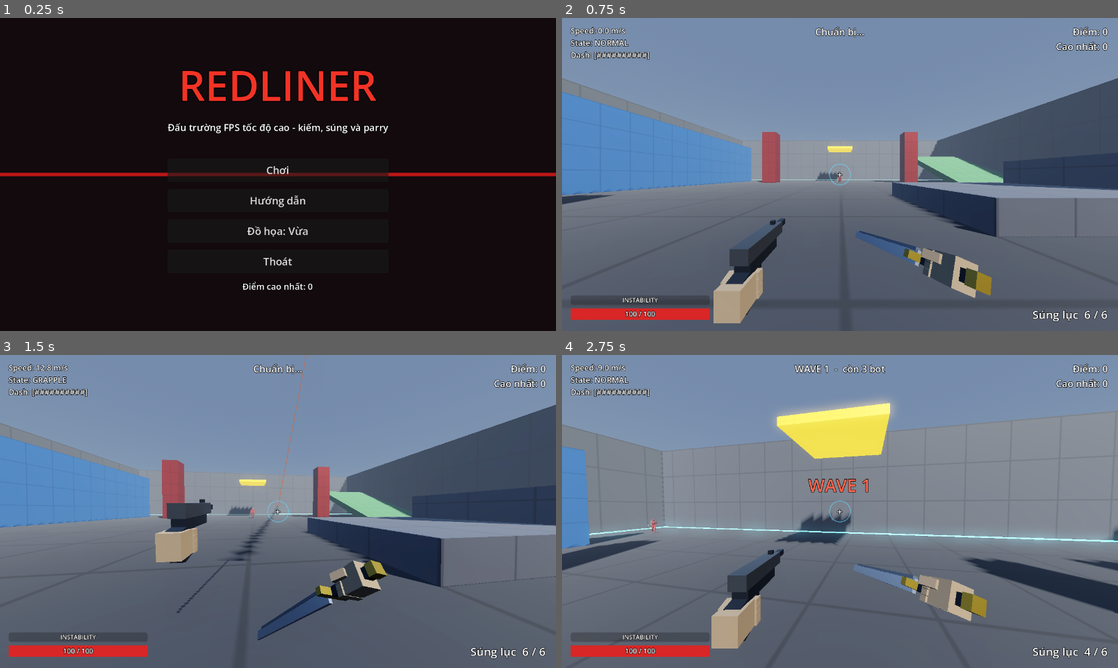
Above: before the commit, frames 1-4 (two rows, left to right).
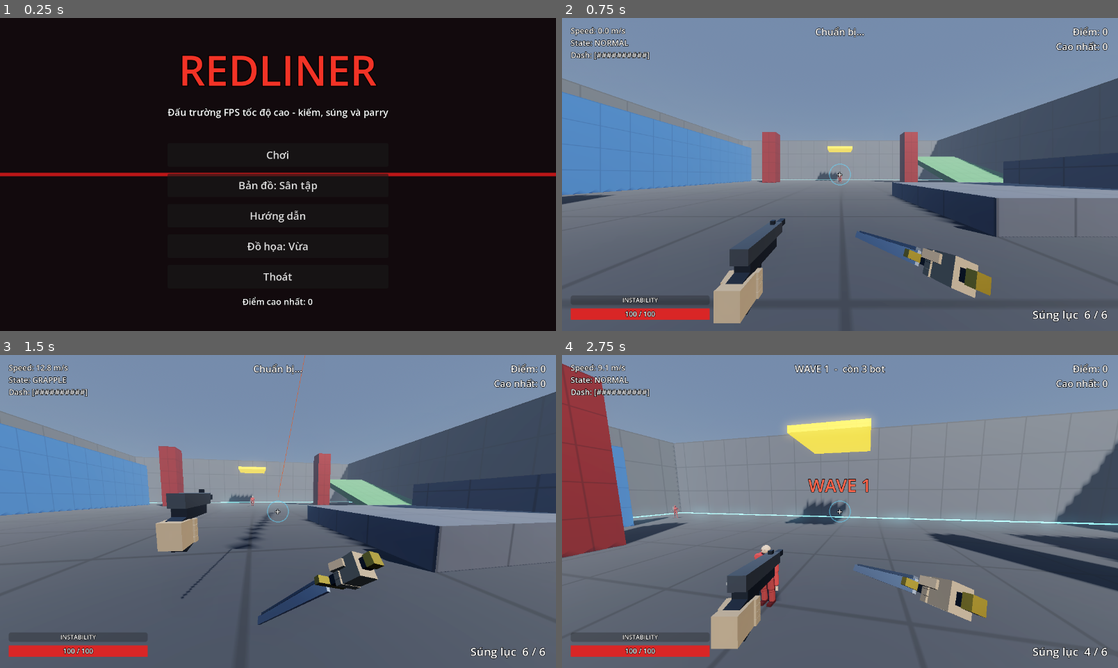
Above: after the commit, the same moments.

Repository: halo07-pixel/redliner
Game: Godot game, scene res://scenes/menu.tscn
The game is run twice, just before and just after one commit, with the same random seed, the same clock (stepped at 60 frames per second) and the same inputs.
Inputs (mouse positions are in pixels of both pictures, inside the frame that each line leads up to):
- Up to frame 1 (0.25 s): no input
- Up to frame 2 (0.75 s): click "Chơi" at 0.5 s
- Up to frame 3 (1.5 s): move the mouse to (305, 511) at 1.27 s; hold W (move_forward) from 1.28 s (still down); hold Right mouse button (grapple) from 1.28 s (still down); click (305, 511) at 1.42 s
- Up to frame 4 (2.75 s): keep holding W (move_forward); tap Space (jump) at 1.52, 1.82, 2.27, 2.57 s; tap E (shoot) at 1.55, 2.1 s; move the mouse to (812, 511) at 2.02 s; release Right mouse button (grapple) at 2.03 s; tap C (slam) at 2.3 s

The runs differ from the first frame. In frame 1, 4.3% of the frame differs, in the area x 30-70%, y 12-92%; in frame 2, nothing differs; in frame 3, 14%; in frame 4, 18%, in the area x 0-100%, y 2-94%.

Commit message:
feat(m11): bản đồ - 3 đấu trường, chọn map, lưới an toàn rơi map
- maps.gd dữ liệu map (Sân tập, Hẻm tường, Tháp); arena dựng từ dữ liệu, signal map_loaded
- Global.selected_map lưu file, nút chọn map ở menu
- Rơi khỏi map: -30 máu và về điểm xuất phát
- test_maps, ảnh m11_*

Co-Authored-By: Claude Sonnet 5.5 <noreply@anthropic.com>
Claude-Session: https://claude.ai/code/session_011ynLRm6gcKnw9wzzKe29Zc

Diff:
--- a/scripts/arena.gd
+++ b/scripts/arena.gd
@@ -7,42 +7,49 @@
 const Materials = preload("res://scripts/materials.gd")
 const Quality = preload("res://scripts/quality.gd")
 
-const HALF: float = 30.0
-const WALL_H: float = 12.0
+const Maps = preload("res://scripts/maps.gd")
 
+signal map_loaded(map_id: String)
+
+var map_id: String = ""
+var half: Vector2 = Vector2(30.0, 30.0)
+var wall_h: float = 12.0
+var void_y: float = -30.0
 var spawn_point: Vector3 = Vector3(0.0, 0.1, 18.0)
 var dummies: Array = []
 var sun: DirectionalLight3D
 var world_env: Environment
-## Điểm sinh bot (rải quanh đấu trường, tránh cột/bục/dốc).
-var bot_spawns: Array = [
-	Vector3(-25.0, 0.1, -26.0), Vector3(25.0, 0.1, -26.0), Vector3(0.0, 0.1, -27.0),
-	Vector3(-27.0, 0.1, 20.0), Vector3(27.0, 0.1, 26.0), Vector3(-14.0, 0.1, -5.0),
-]
+## Điểm sinh bot (do map quy định, tránh cột/bục/dốc).
+var bot_spawns: Array = []
 
 
 func _ready() -> void:
+	if map_id == "":
+		map_id = Global.selected_map
 	_build_environment()
-	_box(Vector3(HALF * 2.0, 1.0, HALF * 2.0), Vector3(0.0, -0.5, 0.0), "floor")
-	# 4 tường bao quanh
-	_box(Vector3(HALF * 2.0, WALL_H, 1.0), Vector3(0.0, WALL_H * 0.5, -HALF - 0.5), "wall")
-	_box(Vector3(HALF * 2.0, WALL_H, 1.0), Vector3(0.0, WALL_H * 0.5, HALF + 0.5), "wall")
-	_box(Vector3(1.0, WALL_H, HALF * 2.0), Vector3(HALF + 0.5, WALL_H * 0.5, 0.0), "wall")
-	_box(Vector3(1.0, WALL_H, HALF * 2.0), Vector3(-HALF - 0.5, WALL_H * 0.5, 0.0), "wall")
-	# 4 cột đỏ
-	for sx in [-1.0, 1.0]:
-		for sz in [-1.0, 1.0]:
-			_box(Vector3(2.5, 10.0, 2.5), Vector3(14.0 * sx, 5.0, 14.0 * sz), "pillar")
-	# 2 bục liền nhau (cao 1.0 rồi 2.5): nhảy 2 nhịp là lên tới đỉnh
-	_box(Vector3(8.0, 1.0, 8.0), Vector3(8.0, 0.5, 10.0), "platform")
-	_box(Vector3(6.0, 2.5, 6.0), Vector3(14.5, 1.25, 10.0), "platform")
-	# Tường để chạy tường (dài 30m, cao 8m) + bục cao để móc lên
-	_box(Vector3(1.0, 8.0, 30.0), Vector3(-22.0, 4.0, -5.0), "runwall")
-	_box(Vector3(6.0, 0.5, 6.0), Vector3(0.0, 8.0, -22.0), "grapple")
-	# Dốc 20° để tập trượt (cao dần về phía -Z, trượt xuống phía +Z)
-	_box(Vector3(10.0, 1.0, 20.0), Vector3(22.0, 2.0, -10.0), "ramp", Vector3(20.0, 0.0, 0.0))
+	_build_map(map_id)
+
+
+## Dựng đấu trường từ dữ liệu Maps (sàn, 4 tường, các khối, bia tập). Phát map_loaded khi xong.
+func _build_map(id: String) -> void:
+	var m: Dictionary = Maps.get_map(id)
+	map_id = id
+	half = m["half"]
+	wall_h = float(m["wall_h"])
+	void_y = float(m["void_y"])
+	spawn_point = m["spawn"]
+	bot_spawns = m["bot_spawns"]
+	_box(Vector3(half.x * 2.0, 1.0, half.y * 2.0), Vector3(0.0, -0.5, 0.0), "floor")
+	_box(Vector3(half.x * 2.0, wall_h, 1.0), Vector3(0.0, wall_h * 0.5, -half.y - 0.5), "wall")
+	_box(Vector3(half.x * 2.0, wall_h, 1.0), Vector3(0.0, wall_h * 0.5, half.y + 0.5), "wall")
+	_box(Vector3(1.0, wall_h, half.y * 2.0), Vector3(half.x + 0.5, wall_h * 0.5, 0.0), "wall")
+	_box(Vector3(1.0, wall_h, half.y * 2.0), Vector3(-half.x - 0.5, wall_h * 0.5, 0.0), "wall")
+	for bx in m["boxes"]:
+		_box(bx["size"], bx["pos"], bx["role"], bx["rot"])
 	_build_trim()
-	_spawn_dummy(Vector3(0.0, 0.0, -12.0), Color(0.85, 0.2, 0.2)) # bia tập kiếm/súng
+	for dp in m["dummies"]:
+		_spawn_dummy(dp, Color(0.85, 0.2, 0.2))
+	map_loaded.emit(id)
 
 
 func _box(size: Vector3, pos: Vector3, role: String, rot_deg: Vector3 = Vector3.ZERO) -> void:
@@ -69,10 +76,10 @@
 func _build_trim() -> void:
 	var t: float = 0.15
 	var specs: Array = [
-		[Vector3(HALF * 2.0, t, t), Vector3(0.0, t * 0.5, -HALF)],
-		[Vector3(HALF * 2.0, t, t), Vector3(0.0, t * 0.5, HALF)],
-		[Vector3(t, t, HALF * 2.0), Vector3(HALF, t * 0.5, 0.0)],
-		[Vector3(t, t, HALF * 2.0), Vector3(-HALF, t * 0.5, 0.0)],
+		[Vector3(half.x * 2.0, t, t), Vector3(0.0, t * 0.5, -half.y)],
+		[Vector3(half.x * 2.0, t, t), Vector3(0.0, t * 0.5, half.y)],
+		[Vector3(t, t, half.y * 2.0), Vector3(half.x, t * 0.5, 0.0)],
+		[Vector3(t, t, half.y * 2.0), Vector3(-half.x, t * 0.5, 0.0)],
 	]
 	for sp in specs:
 		var bm := BoxMesh.new()
--- a/scripts/global.gd
+++ b/scripts/global.gd
@@ -297,11 +297,16 @@
 
 
 signal quality_changed(level: int)
+signal map_changed(id: String)
+
+const MAP_IDS: Array = ["yard", "alley", "tower"]
+const MAP_NAMES: Dictionary = {"yard": "Sân tập", "alley": "Hẻm tường", "tower": "Tháp"}
 
 ## Điểm cao nhất + mức đồ họa, lưu vào file để còn sau khi tắt game.
 var save_path: String = "user://savegame.cfg"
 var high_score: int = 0
 var quality: int = QUALITY_DEFAULT
+var selected_map: String = "yard"
 
 
 func _ready() -> void:
@@ -312,18 +317,22 @@
 func load_save() -> void:
 	high_score = 0
 	quality = QUALITY_DEFAULT
+	selected_map = "yard"
 	if not FileAccess.file_exists(save_path):
 		return
 	var cf := ConfigFile.new()
 	if cf.load(save_path) == OK:
 		high_score = int(cf.get_value("progress", "high_score", 0))
 		quality = clampi(int(cf.get_value("graphics", "quality", QUALITY_DEFAULT)), 0, QUALITY.size() - 1)
+		var m: String = str(cf.get_value("game", "map", "yard"))
+		selected_map = m if m in MAP_IDS else "yard"
 
 
 func _write_save() -> void:
 	var cf := ConfigFile.new()
 	cf.set_value("progress", "high_score", high_score)
 	cf.set_value("graphics", "quality", quality)
+	cf.set_value("game", "map", selected_map)
 	cf.save(save_path)
 
 
@@ -335,6 +344,19 @@
 	quality = level
 	_write_save()
 	quality_changed.emit(quality)
+
+
+## Chọn đấu trường cho lần chơi sau (lưu file, phát Signal).
+func set_map(id: String) -> void:
+	if id not in MAP_IDS or id == selected_map:
+		return
+	selected_map = id
+	_write_save()
+	map_changed.emit(id)
+
+
+func cycle_map() -> void:
+	set_map(MAP_IDS[(MAP_IDS.find(selected_map) + 1) % MAP_IDS.size()])
 
 
 func cycle_quality() -> void:
--- a/scripts/main.gd
+++ b/scripts/main.gd
@@ -188,6 +188,17 @@
 	Global.hitstop(0.08)
 
 
+## Lưới an toàn: rơi khỏi bản đồ thì mất 30 máu và quay về điểm xuất phát (không hồi máu).
+func _physics_process(_delta: float) -> void:
+	if _over or player.dead:
+		return
+	if player.global_position.y < arena.void_y:
+		player.hurtbox.take_hit({"damage": 30.0, "kind": "void", "source": null, "direction": Vector3.ZERO})
+		if not player.dead:
+			player.global_position = arena.spawn_point
+			player.velocity = Vector3.ZERO
+
+
 func _on_slammed(pos: Vector3, _radius: float) -> void:
 	Sfx.play("clash")
 	Fx.sparks(self, pos + Vector3(0.0, 0.2, 0.0), Color(1.0, 0.7, 0.3))
--- /dev/null
+++ b/scripts/maps.gd
@@ -0,0 +1,101 @@
+extends RefCounted
+## Dữ liệu 3 đấu trường (chỉ là dữ liệu, không tạo node nên test được không cần cảnh).
+## Mỗi map: half (nửa kích thước sàn x,z), wall_h, boxes [{size,pos,role,rot}], spawn, bot_spawns,
+## dummies (bia tập), void_y (rơi dưới mức này thì hồi sinh). Arena đọc dữ liệu và dựng.
+## Quy tắc: lối đi chính của bot là mặt sàn phẳng (bot chưa có navmesh, để M14).
+
+const IDS: Array = ["yard", "alley", "tower"]
+
+
+static func get_map(id: String) -> Dictionary:
+	match id:
+		"alley":
+			return _alley()
+		"tower":
+			return _tower()
+		_:
+			return _yard()
+
+
+static func _b(size: Vector3, pos: Vector3, role: String, rot := Vector3.ZERO) -> Dictionary:
+	return {"size": size, "pos": pos, "role": role, "rot": rot}
+
+
+## Sân tập: đấu trường gốc (giữ nguyên bố cục từ M2).
+static func _yard() -> Dictionary:
+	var boxes: Array = []
+	for sx in [-1.0, 1.0]:
+		for sz in [-1.0, 1.0]:
+			boxes.append(_b(Vector3(2.5, 10.0, 2.5), Vector3(14.0 * sx, 5.0, 14.0 * sz), "pillar"))
+	boxes.append(_b(Vector3(8.0, 1.0, 8.0), Vector3(8.0, 0.5, 10.0), "platform"))
+	boxes.append(_b(Vector3(6.0, 2.5, 6.0), Vector3(14.5, 1.25, 10.0), "platform"))
+	boxes.append(_b(Vector3(1.0, 8.0, 30.0), Vector3(-22.0, 4.0, -5.0), "runwall"))
+	boxes.append(_b(Vector3(6.0, 0.5, 6.0), Vector3(0.0, 8.0, -22.0), "grapple"))
+	boxes.append(_b(Vector3(10.0, 1.0, 20.0), Vector3(22.0, 2.0, -10.0), "ramp", Vector3(20.0, 0.0, 0.0)))
+	return {
+		"name": "Sân tập", "desc": "Đấu trường gốc: cột, bục, dốc, tường chạy",
+		"half": Vector2(30.0, 30.0), "wall_h": 12.0, "void_y": -30.0,
+		"boxes": boxes,
+		"spawn": Vector3(0.0, 0.1, 18.0),
+		"bot_spawns": [
+			Vector3(-25.0, 0.1, -26.0), Vector3(25.0, 0.1, -26.0), Vector3(0.0, 0.1, -27.0),
+			Vector3(-27.0, 0.1, 20.0), Vector3(27.0, 0.1, 26.0), Vector3(-14.0, 0.1, -5.0),
+		],
+		"dummies": [Vector3(0.0, 0.0, -12.0)],
+	}
+
+
+## Hẻm tường: sàn dài 90 m; hai dãy tường chạy song song dọc giữa, chừa khe ở giữa để sang hai làn bên.
+static func _alley() -> Dictionary:
+	var boxes: Array = []
+	for sx in [-1.0, 1.0]:
+		# hai đoạn tường chạy mỗi bên (z -38..-8 và 8..38), cao 8 m
+		boxes.append(_b(Vector3(1.0, 8.0, 30.0), Vector3(10.0 * sx, 4.0, -23.0), "runwall"))
+		boxes.append(_b(Vector3(1.0, 8.0, 30.0), Vector3(10.0 * sx, 4.0, 23.0), "runwall"))
+		# bệ móc trên cao ở đầu mỗi khe
+		boxes.append(_b(Vector3(5.0, 0.5, 5.0), Vector3(13.5 * sx, 9.0, 0.0), "grapple"))
+		# dốc ở làn bên để trượt xuống
+		boxes.append(_b(Vector3(6.0, 1.0, 14.0), Vector3(13.5 * sx, 1.2, -22.0), "ramp", Vector3(18.0, 0.0, 0.0)))
+	# vật cản thấp giữa hành lang để nhảy / slide
+	for z in [-14.0, 0.0, 14.0]:
+		boxes.append(_b(Vector3(3.0, 1.2, 1.5), Vector3(0.0, 0.6, z), "platform"))
+	boxes.append(_b(Vector3(4.0, 7.0, 4.0), Vector3(0.0, 3.5, -30.0), "pillar"))
+	return {
+		"name": "Hẻm tường", "desc": "Hành lang dài, tường chạy song song, nhiều đường móc",
+		"half": Vector2(17.0, 45.0), "wall_h": 12.0, "void_y": -30.0,
+		"boxes": boxes,
+		"spawn": Vector3(0.0, 0.1, 40.0),
+		"bot_spawns": [
+			Vector3(-6.0, 0.1, -40.0), Vector3(6.0, 0.1, -40.0), Vector3(0.0, 0.1, -36.0),
+			Vector3(-14.0, 0.1, 0.0), Vector3(14.0, 0.1, 0.0), Vector3(0.0, 0.1, -8.0),
+		],
+		"dummies": [Vector3(0.0, 0.0, 20.0)],
+	}
+
+
+## Tháp: tháp ba tầng ở giữa (cao 2 / 5 / 9 m) có bệ móc ở đỉnh, 4 dốc leo, cột góc; tường cao 18 m.
+static func _tower() -> Dictionary:
+	var boxes: Array = []
+	boxes.append(_b(Vector3(16.0, 2.0, 16.0), Vector3(0.0, 1.0, 0.0), "platform"))
+	boxes.append(_b(Vector3(10.0, 3.0, 10.0), Vector3(0.0, 3.5, 0.0), "platform"))
+	boxes.append(_b(Vector3(5.0, 4.0, 5.0), Vector3(0.0, 7.0, 0.0), "platform"))
+	boxes.append(_b(Vector3(7.0, 0.5, 7.0), Vector3(0.0, 15.0, 0.0), "grapple"))
+	# 2 dốc leo lên tầng 1 (bắc và nam)
+	boxes.append(_b(Vector3(6.0, 1.0, 12.0), Vector3(0.0, 0.5, -12.5), "ramp", Vector3(-9.0, 0.0, 0.0)))
+	boxes.append(_b(Vector3(6.0, 1.0, 12.0), Vector3(0.0, 0.5, 12.5), "ramp", Vector3(9.0, 0.0, 0.0)))
+	for sx in [-1.0, 1.0]:
+		for sz in [-1.0, 1.0]:
+			boxes.append(_b(Vector3(2.5, 14.0, 2.5), Vector3(20.0 * sx, 7.0, 20.0 * sz), "pillar"))
+	boxes.append(_b(Vector3(1.0, 9.0, 24.0), Vector3(-22.0, 4.5, 0.0), "runwall"))
+	boxes.append(_b(Vector3(1.0, 9.0, 24.0), Vector3(22.0, 4.5, 0.0), "runwall"))
+	return {
+		"name": "Tháp", "desc": "Tháp nhiều tầng giữa sân: chênh cao lớn, hợp slam và rocket-jump",
+		"half": Vector2(28.0, 28.0), "wall_h": 18.0, "void_y": -30.0,
+		"boxes": boxes,
+		"spawn": Vector3(0.0, 0.1, 25.0),
+		"bot_spawns": [
+			Vector3(-25.0, 0.1, -25.0), Vector3(25.0, 0.1, -25.0), Vector3(0.0, 0.1, -25.0),
+			Vector3(-25.0, 0.1, 10.0), Vector3(25.0, 0.1, 10.0), Vector3(-12.0, 0.1, -18.0),
+		],
+		"dummies": [Vector3(-10.0, 0.0, 20.0)],
+	}
--- a/scripts/menu.gd
+++ b/scripts/menu.gd
@@ -7,6 +7,7 @@
 var play_button: Button
 var help_button: Button
 var quality_button: Button
+var map_button: Button
 var quit_button: Button
 var help_panel: Control
 
@@ -35,9 +36,10 @@
 	box.add_child(spacer)
 	play_button = UIKit.button("Chơi")
 	help_button = UIKit.button("Hướng dẫn")
+	map_button = UIKit.map_button()
 	quality_button = UIKit.quality_button()
 	quit_button = UIKit.button("Thoát")
-	for b in [play_button, help_button, quality_button, quit_button]:
+	for b in [play_button, map_button, help_button, quality_button, quit_button]:
 		box.add_child(b)
 	box.add_child(UIKit.label("Điểm cao nhất: %d" % Global.high_score, 20))
 	play_button.pressed.connect(_on_play)
--- a/scripts/ui_kit.gd
+++ b/scripts/ui_kit.gd
@@ -43,6 +43,17 @@
 	return box
 
 
+## Nút xoay vòng đấu trường; chữ theo Global.selected_map.
+static func map_button() -> Button:
+	var b := button("")
+	var refresh := func(): b.text = "Bản đồ: %s" % Global.MAP_NAMES[Global.selected_map]
+	refresh.call()
+	b.pressed.connect(func():
+		Global.cycle_map()
+		refresh.call())
+	return b
+
+
 ## Nút xoay vòng mức đồ họa Thấp/Vừa/Cao; chữ tự cập nhật theo Global.quality.
 static func quality_button() -> Button:
 	var b := button("")
--- /dev/null
+++ b/tools/screenshots/shoot_m11.gd
@@ -0,0 +1,39 @@
+extends SceneTree
+## Chụp toàn cảnh 3 đấu trường (cần cửa sổ, ví dụ dưới Xvfb):
+##   xvfb-run -a -s "-screen 0 1280x720x24" godot --path . -s tools/screenshots/shoot_m11.gd -- docs/screenshots
+
+var out_dir: String = "docs/screenshots"
+
+
+func _initialize() -> void:
+	_run()
+
+
+func _run() -> void:
+	var args := OS.get_cmdline_user_args()
+	if args.size() > 0:
+		out_dir = args[0]
+	DirAccess.make_dir_recursive_absolute(out_dir)
+	await process_frame
+	var Maps = load("res://scripts/maps.gd")
+	for id in Maps.IDS:
+		var arena: Node3D = load("res://scripts/arena.gd").new()
+		arena.map_id = id
+		root.add_child(arena)
+		var cam := Camera3D.new()
+		arena.add_child(cam)
+		var h: Vector2 = arena.half
+		var far: float = maxf(h.x, h.y)
+		cam.fov = 70.0
+		cam.position = Vector3(h.x * 0.9, far * 1.1, far * 1.5)
+		cam.look_at(Vector3(0.0, 2.0, 0.0), Vector3.UP)
+		cam.far = 400.0
+		cam.current = true
+		for i in 6:
+			await process_frame
+		await RenderingServer.frame_post_draw
+		root.get_viewport().get_texture().get_image().save_png("%s/m11_%s.png" % [out_dir, id])
+		print("saved ", id)
+		arena.queue_free()
+		await process_frame
+	quit()
--- /dev/null
+++ b/tools/tests/test_maps.gd
@@ -0,0 +1,149 @@
+extends SceneTree
+## Test headless M11: 3 map dựng được, spawn hợp lệ (không nằm trong khối), chọn map + lưu, rơi khỏi map.
+##   timeout 200 godot --headless --path . -s tools/tests/test_maps.gd
+
+var failures: int = 0
+
+
+func _check(cond: bool, msg: String) -> void:
+	if cond:
+		print("  PASS  ", msg)
+	else:
+		failures += 1
+		printerr("  FAIL  ", msg)
+
+
+func _frames(n: int) -> void:
+	for i in n:
+		await physics_frame
+
+
+func _blocked(arena: Node3D, p: Vector3, radius: float, height: float) -> bool:
+	var sh := CapsuleShape3D.new()
+	sh.radius = radius
+	sh.height = height
+	var q := PhysicsShapeQueryParameters3D.new()
+	q.shape = sh
+	q.transform = Transform3D(Basis.IDENTITY, p + Vector3(0.0, height * 0.5 + 0.05, 0.0))
+	q.collision_mask = Global.L_WORLD
+	return not arena.get_world_3d().direct_space_state.intersect_shape(q, 1).is_empty()
+
+
+func _initialize() -> void:
+	_run()
+
+
+func _run() -> void:
+	await process_frame
+	var G = root.get_node("Global")
+	var Maps = load("res://scripts/maps.gd")
+	G.save_path = "user://test_maps.cfg"
+	G.load_save()
+	_check(G.selected_map == "yard", "mặc định map = yard")
+
+	for id in Maps.IDS:
+		print("[", id, "]")
+		var data: Dictionary = Maps.get_map(id)
+		_check(Global.MAP_NAMES.has(id) and Global.MAP_NAMES[id] == data["name"], "tên map khớp Global.MAP_NAMES")
+		_check(data["boxes"].size() >= 8, "có đủ khối địa hình (%d)" % data["boxes"].size())
+		_check(data["bot_spawns"].size() >= 5, "có >= 5 điểm sinh bot")
+		var arena: Node3D = load("res://scripts/arena.gd").new()
+		arena.map_id = id
+		var loaded: Array = []
+		arena.map_loaded.connect(func(m): loaded.append(m))
+		root.add_child(arena)
+		await _frames(3)
+		_check(loaded == [id], "Arena phát map_loaded(%s)" % id)
+		_check(not _blocked(arena, arena.spawn_point, 0.4, 1.8), "điểm xuất phát người chơi không kẹt trong khối")
+		var bad: int = 0
+		var inside: int = 0
+		var h: Vector2 = arena.half
+		for p in arena.bot_spawns:
+			if _blocked(arena, p, 0.4, 1.8):
+				bad += 1
+			if absf(p.x) > h.x or absf(p.z) > h.y:
+				inside += 1
+		_check(bad == 0, "mọi điểm sinh bot đều trống")
+		_check(inside == 0, "mọi điểm sinh bot nằm trong sàn")
+		_check(arena.dummies.size() == data["dummies"].size(), "có bia tập")
+		for d in arena.dummies:
+			_check(not _blocked(arena, d.position, 0.4, 1.8), "bia tập không kẹt trong khối")
+		# người chơi đứng được trên sàn và thấy đủ khối
+		var player = load("res://scenes/player.tscn").instantiate()
+		player.use_input = false
+		root.add_child(player)
+		player.global_position = arena.spawn_point
+		await _frames(30)
+		_check(player.is_on_floor() and absf(player.global_position.y) < 0.3, "người chơi đáp xuống sàn tại điểm xuất phát")
+		# Bot đứng vững trên sàn tại mọi điểm sinh
+		var floor_ok: int = 0
+		for p in arena.bot_spawns:
+			var b = load("res://scripts/bot.gd").new()
+			b.setup("swordsman", 1)
+			b.position = p
+			arena.add_child(b)
+			await _frames(25)
+			if absf(b.global_position.y) < 0.3:
+				floor_ok += 1
+			b.queue_free()
+		_check(floor_ok == arena.bot_spawns.size(), "bot đứng được trên sàn ở mọi điểm sinh (%d/%d)" % [floor_ok, arena.bot_spawns.size()])
+		player.queue_free()
+		arena.queue_free()
+		await process_frame
+
+	print("[khác biệt giữa các map]")
+	var sizes: Array = []
+	for id in Maps.IDS:
+		var d: Dictionary = Maps.get_map(id)
+		sizes.append(str(d["half"]) + str(d["boxes"].size()))
+	_check(sizes[0] != sizes[1] and sizes[1] != sizes[2] and sizes[0] != sizes[2], "3 map khác nhau về cỡ/số khối")
+	_check(Maps.get_map("khong_co")["name"] == Maps.get_map("yard")["name"], "id lạ quay về yard")
+
+	print("[chọn map + lưu]")
+	var seen: Array = []
+	G.map_changed.connect(func(m): seen.append(m))
+	G.cycle_map()
+	_check(G.selected_map == "alley" and seen == ["alley"], "cycle_map: yard -> alley, phát map_changed")
+	G.set_map("tower")
+	_check(G.selected_map == "tower", "set_map(tower)")
+	G.set_map("bậy")
+	_check(G.selected_map == "tower", "id sai bị bỏ qua")
+	G.cycle_map()
+	_check(G.selected_map == "yard", "cycle_map vòng về yard")
+	G.set_map("alley")
+	G.selected_map = "yard"
+	G.load_save()
+	_check(G.selected_map == "alley", "map được lưu và tải lại từ file")
+	var arena2: Node3D = load("res://scripts/arena.gd").new()
+	root.add_child(arena2)
+	await _frames(2)
+	_check(arena2.map_id == "alley", "Arena mặc định dùng map đã chọn")
+	arena2.queue_free()
+
+	print("[menu có nút chọn map]")
+	var menu = load("res://scenes/menu.tscn").instantiate()
+	root.add_child(menu)
+	await _frames(2)
+	_check(menu.map_button != null and menu.map_button.text.contains("Hẻm tường"), "nút bản đồ hiện map đang chọn")
+	menu.map_button.pressed.emit()
+	_check(G.selected_map == "tower" and menu.map_button.text.contains("Tháp"), "bấm nút: đổi sang Tháp, chữ cập nhật")
+	menu.queue_free()
+
+	print("[rơi khỏi map]")
+	G.selected_map = "yard"
+	var main = load("res://scenes/main.tscn").instantiate()
+	main.autostart_waves = false
+	root.add_child(main)
+	await _frames(5)
+	main.player.use_input = false
+	var hp: float = main.player.hurtbox.health
+	main.player.global_position = Vector3(0.0, main.arena.void_y - 5.0, 0.0)
+	await _frames(3)
+	_check(main.player.global_position.distance_to(main.arena.spawn_point) < 1.5, "rơi khỏi map: về điểm xuất phát")
+	_check(main.player.hurtbox.health < hp and main.player.hurtbox.health > 0.0, "mất máu nhưng chưa chết (%.0f)" % main.player.hurtbox.health)
+	_check(main.waves != null and main.waves._spawns == main.arena.bot_spawns, "wave dùng điểm sinh của map")
+	main.queue_free()
+
+	DirAccess.remove_absolute(ProjectSettings.globalize_path("user://test_maps.cfg"))
+	print("----", "TẤT CẢ ĐẠT" if failures == 0 else "%d LỖI" % failures)
+	quit(1 if failures > 0 else 0)
Not shown, added: docs/screenshots/m10_1_pistol.png.import
Not shown, added: docs/screenshots/m10_2_shotgun.png.import
Not shown, added: docs/screenshots/m10_3_launcher.png.import
Not shown, added: docs/screenshots/m10_4_sniper.png.import
Not shown, added: docs/screenshots/m10_5_phao_no.png.import
Binary file added: docs/screenshots/m11_alley.png
Binary file added: docs/screenshots/m11_tower.png
Binary file added: docs/screenshots/m11_yard.png
Not shown, added: scripts/maps.gd.uid
Not shown, added: tools/screenshots/shoot_m10.gd.uid
Not shown, added: tools/tests/test_maps.gd.uid
Not shown, added: tools/tests/test_weapons.gd.uid
(and 1 more such lines)
